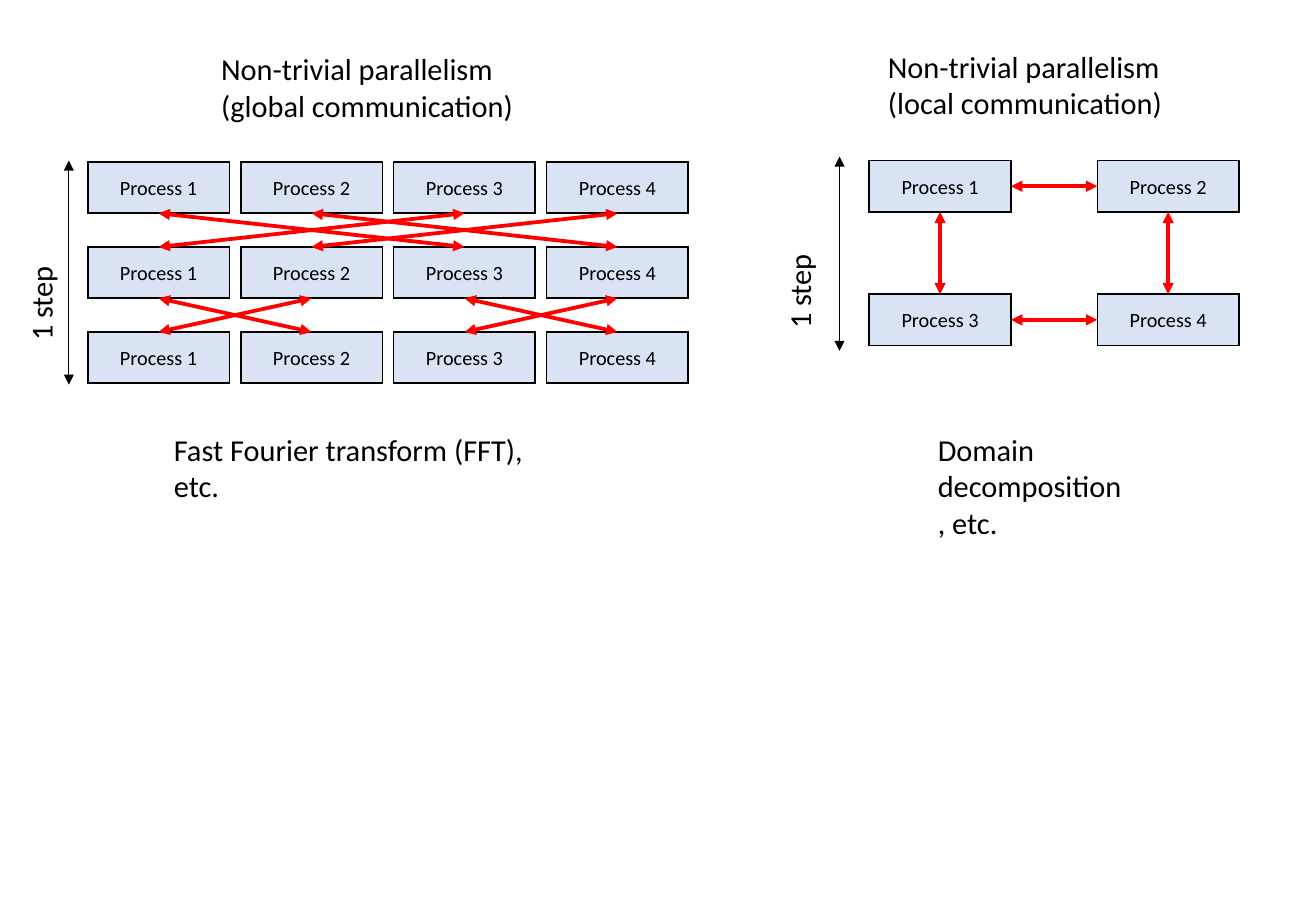
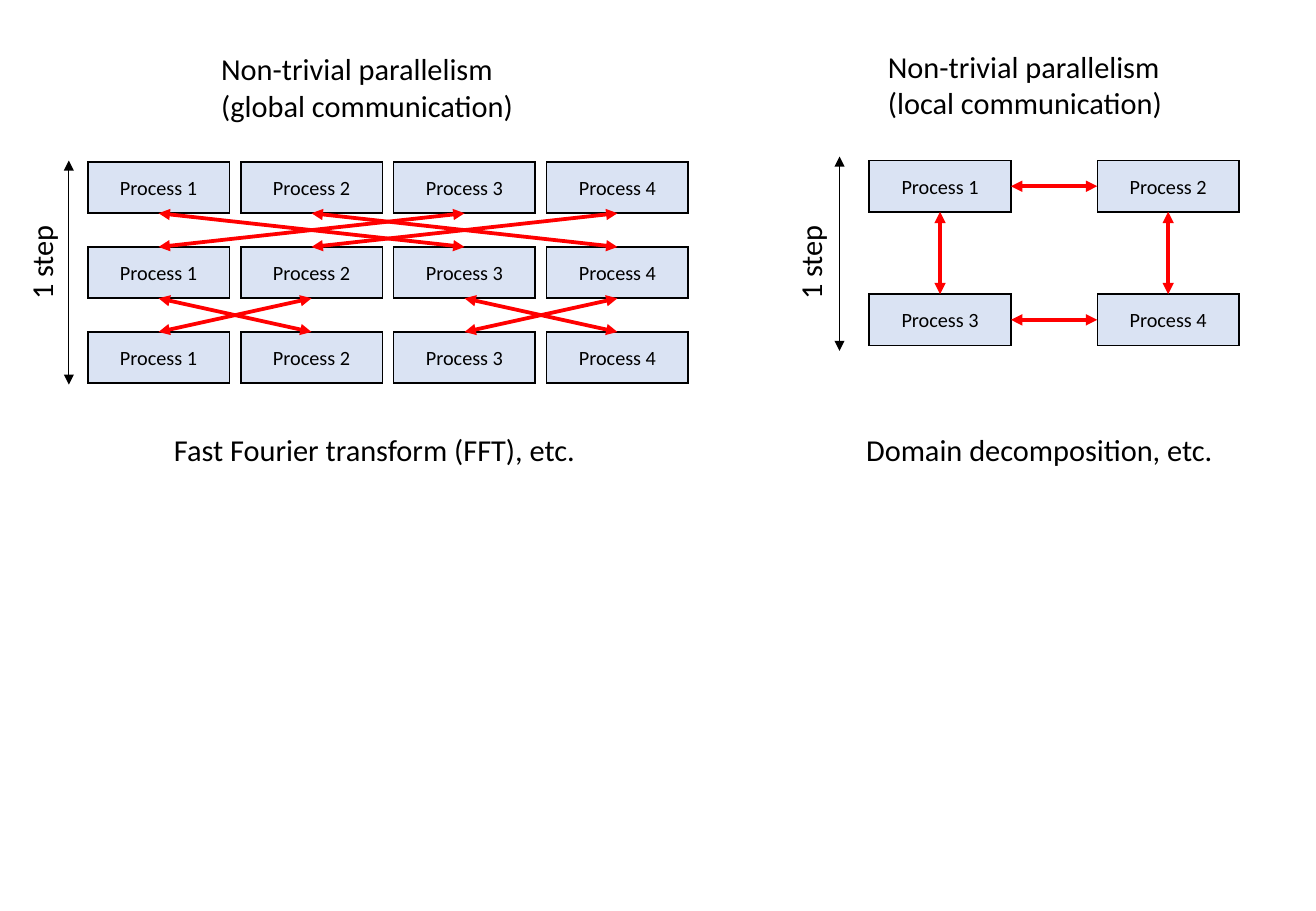
Before and after one commit to kaityo256/sevendayshpc, a slide deck: slide 4 of site-assets/sources/day4/fig-ja-en.pptx. Drawn at 1316x911 pixels with LibreOffice and Linux fonts; fonts in the diff are those of the drawing. Boxes give left, top, right and bottom in pixels: in the first picture for what was removed or moved away, otherwise in the second. Text is boxed around its words. In the diff, an @@ line names an element or a change of style, - is before the commit and + after.

```diff
--- a/site-assets/sources/day4/fig-ja-en.pptx
+++ b/site-assets/sources/day4/fig-ja-en.pptx
@@ text "1 step": place and size @@
-text "1 step" at (24, 271, 61, 337)
+text "1 step" at (24, 230, 61, 296)
@@ text "1 step": place and size @@
-text "1 step" at (782, 259, 819, 325)
+text "1 step" at (793, 230, 830, 296)
@@ text "Fast Fourier transform (FFT), etc." rewrapped from (174, 439, 523, 498) to (174, 439, 575, 465) @@
@@ text "Domain decomposition, etc." rewrapped from (938, 440, 1121, 535) to (866, 440, 1212, 466) @@
```
Also in this commit, not shown: 5 other slides changed, 6 other files.
